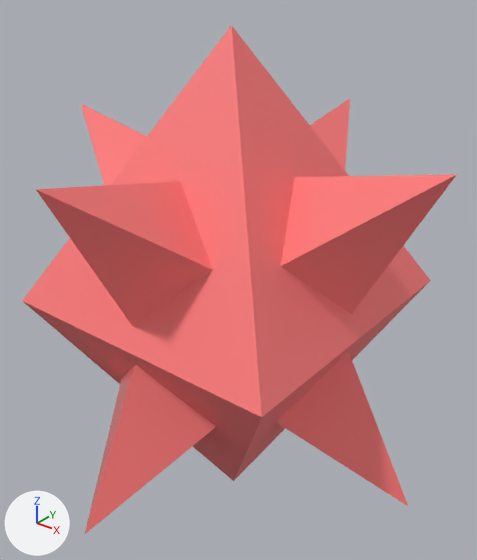
The FBX model GamesProgAssignment4/PRedesign/Content/Models/Enemy Model/TetraEnemyRedv2.fbx: old version first, new version second.
Before and after are seen from a camera (50 mm lens) standing at (1.032, -1.264, 0.822) and looking at (0.005, 0.02, 0.026). Lighting does not change. The marker at lower left points along +X, +Y and +Z. Where no turn or scale is listed for an object, it has been applied to the vertices.

The scene before the commit, as lines of its bpy script (objects in view):
```python
me_mesh = bpy.data.meshes.new('Mesh')
me_mesh.from_pydata(...)  # 24 vertices, 36 faces; spans x -0.577..0.577, y -0.577..0.577, z -0.572..0.305
me_mesh.materials.append(mat_default)  # red #ff7c7c
me_mesh_001 = bpy.data.meshes.new('Mesh.001')
me_mesh_001.from_pydata([(-0.4, 0.4, 0.0), (0.4, 0.4, 0.0), (0.4, -0.4, 0.0), (-0.4, -0.4, 0.0), (0.0, 0.0, 0.685), (0.0, 0.0, -0.685)], [], [(0, 4, 1), (1, 4, 2), (2, 4, 3), (3, 4, 0), (1, 5, 0), (2, 5, 1), (3, 5, 2), (0, 5, 3)])
me_mesh_001.materials.append(mat_default_001)  # red #ff7c7c
ob_diamond = bpy.data.objects.new('Diamond', me_mesh_001)
ob_diamond.location = (0.0, 0.0, 0.0)
ob_spike = bpy.data.objects.new('Spike', me_mesh)
ob_spike.location = (0.0, 0.0, 0.133)
```
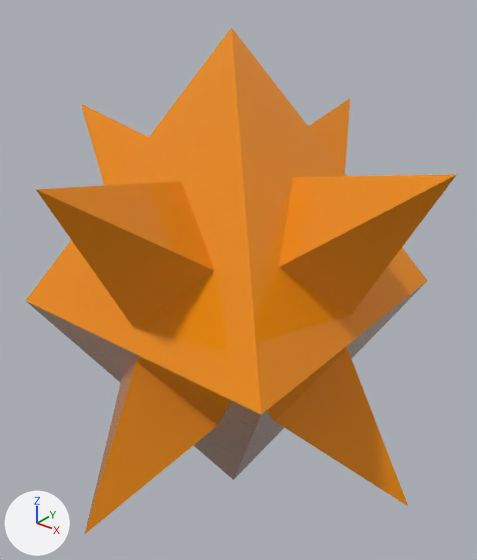
The newer file is also rescaled (x1.123) as a whole; pictures and numbers use the older file's frame.

What differs and where, as boxes (x1, y1, x2, y2) in the pictures (477 x 560 px):
```json
{"object": "Diamond", "change": "recoloured, mesh rescaled", "before": [22, 25, 431, 481], "after": [26, 27, 428, 480]}
{"object": "Spike", "change": "recoloured", "before": [36, 98, 457, 534], "after": [36, 98, 457, 534], "on screen": "red to orange"}
```

Edits to the scene script, one JSON object a line:
```json
{"op": "add", "block": "mat_tetra_mat", "code": ["mat_tetra_mat = principled_material('tetra_mat')", "mat_tetra_mat.base_color = (0.807, 0.25, 0.00273)  # orange #e88909", "mat_tetra_mat.roughness = 0.0"]}
{"block": "me_mesh", "where": "me_mesh.from_pydata(...)  # 24 vertices, 36 faces; spans x -0.577..0.577, y -0.577..0.577, z -0.572..0.305"}
{"op": "remove", "block": "me_mesh", "code": "me_mesh.materials.append(mat_default)  # red #ff7c7c"}
{"op": "add", "block": "me_mesh", "code": "me_mesh.materials.append(mat_tetra_mat)  # orange #e88909"}
{"block": "me_mesh_001", "where": "me_mesh_001.from_pydata(...)  # 6 vertices, 8 faces; spans x -0.4..0.4, y -0.4..0.4, z -0.685..0.685"}
{"block": "me_mesh_001", "where": "# used by ob_diamond; location = (0.0, 0.0, 0.0)"}
{"op": "remove", "block": "me_mesh_001", "code": "me_mesh_001.materials.append(mat_default_001)  # red #ff7c7c"}
{"block": "me_mesh_001", "change": "me_mesh_001 part 1: the whole mesh is scaled about its middle by (0.985, 0.985, 0.993)"}
{"op": "add", "block": "me_mesh_001", "code": "me_mesh_001.materials.append(mat_tetra_mat)  # orange #e88909"}
```
